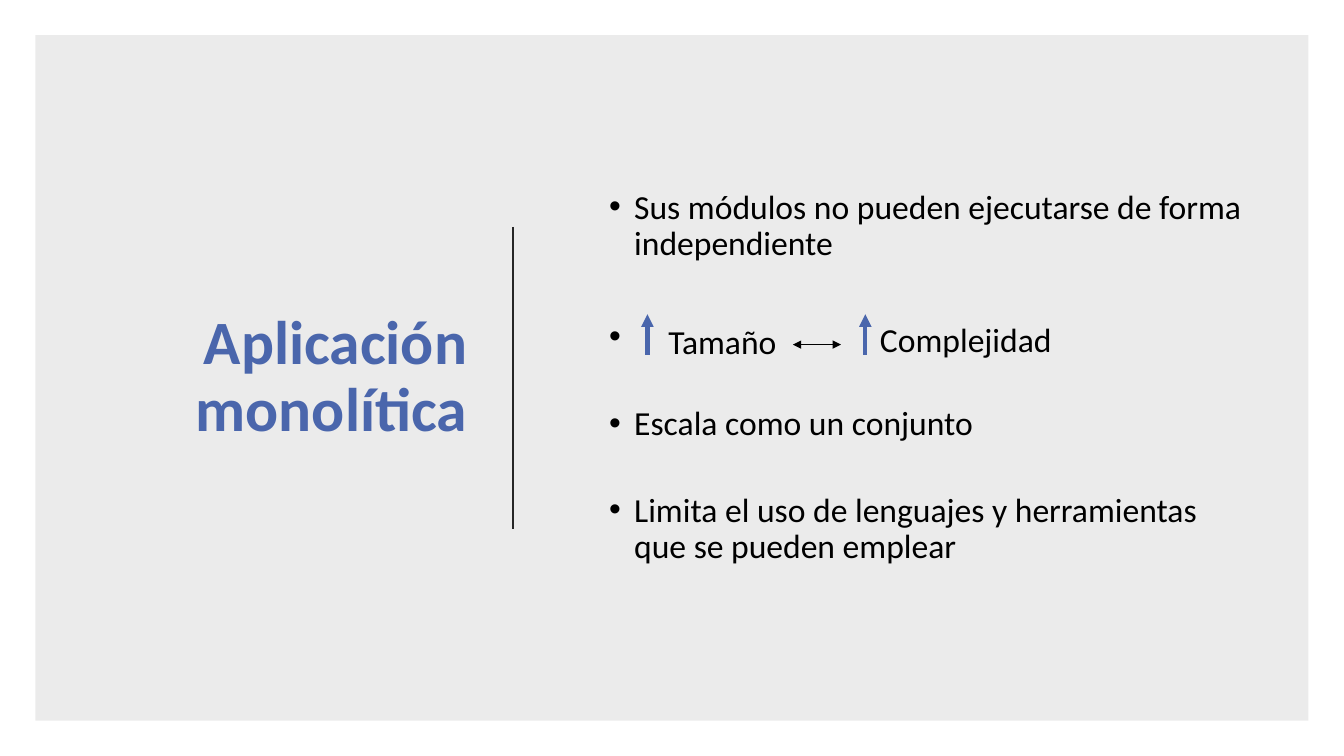
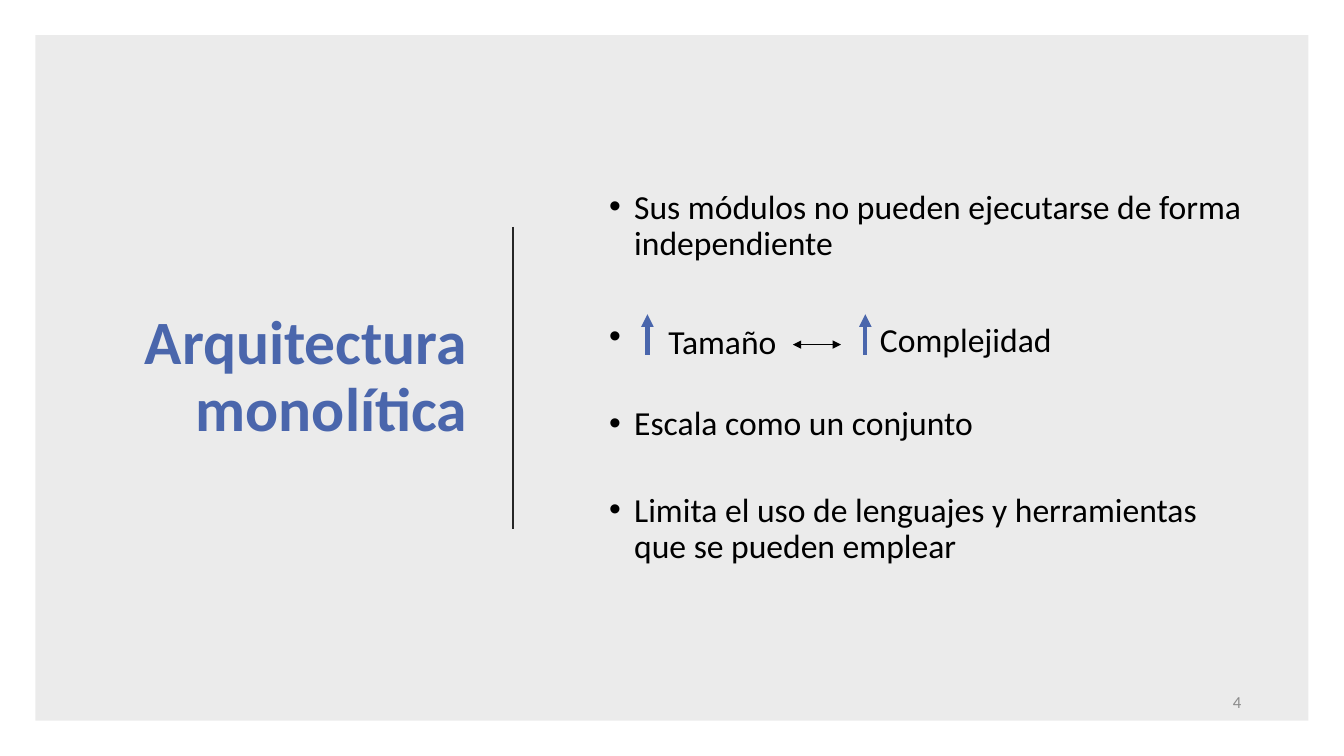
Before and after one commit to VictorIranzo/TFG_Microservices, a slide deck: slide 4 of Trabajo/Presentación/Desarrollo de software basado en microservicios.pptx (slide 5 before the commit). Drawn at 1344x756 pixels with LibreOffice and Linux fonts; fonts in the diff are those of the drawing. Boxes give left, top, right and bottom in pixels: in the first picture for what was removed or moved away, otherwise in the second. Text is boxed around its words. In the diff, an @@ line names an element or a change of style, - is before the commit and + after.

```diff
--- a/Trabajo/Presentación/Desarrollo de software basado en microservicios.pptx
+++ b/Trabajo/Presentación/Desarrollo de software basado en microservicios.pptx
@@ title at (145, 321, 467, 432): text changed @@
-Aplicación monolítica
+Arquitectura monolítica
@@ page number added at (1233, 697, 1241, 708), 12 pt, text #8C8C8C @@
+4
```
Also in this commit, not shown: 29 other slides changed, 12 slides added, 10 slides removed, 1 other file.
